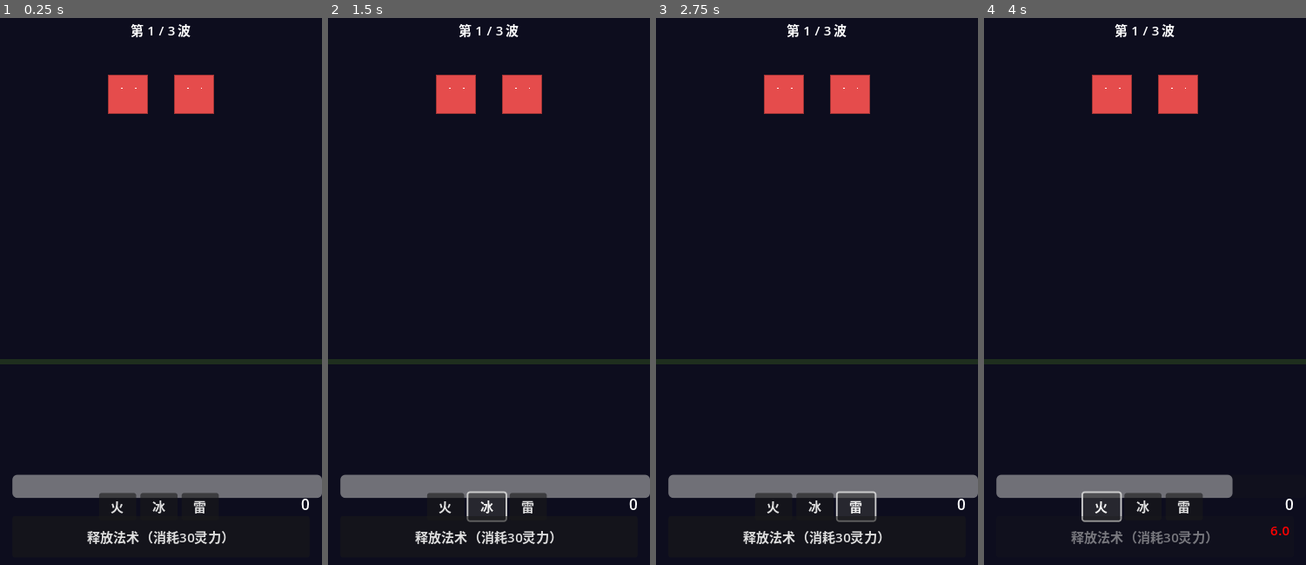
Above: before the commit, frames 1-4 (left to right).
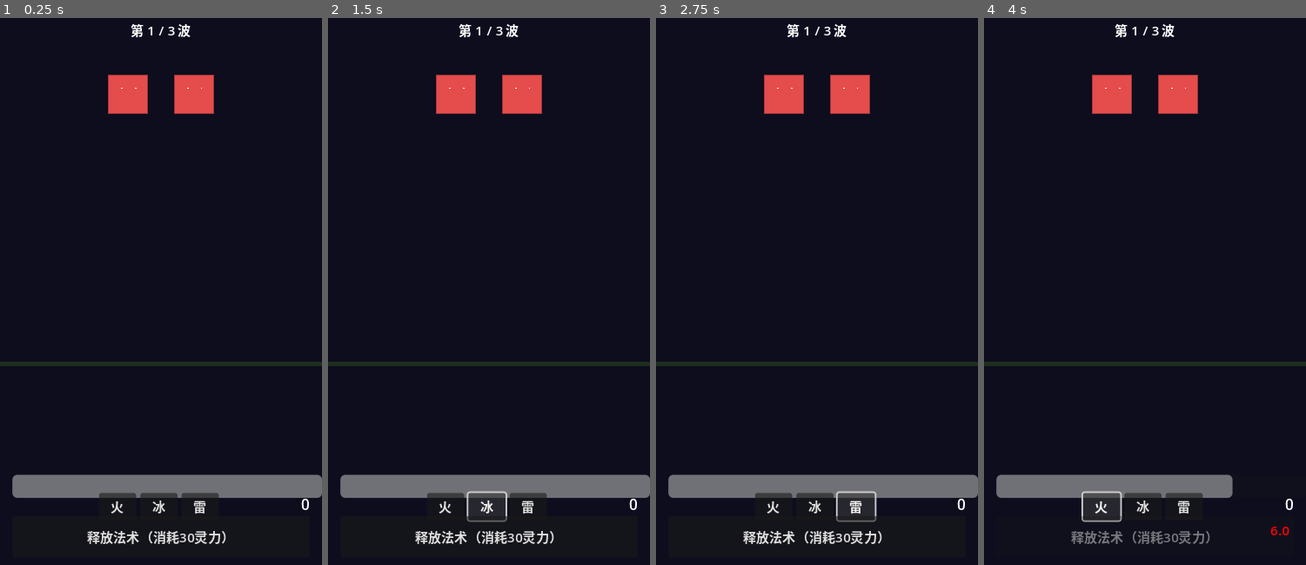
Above: after the commit, the same moments.

Repository: Zsiollllll/xiuxian-rocket
Game: Godot game, scene res://scenes/battle_arena.tscn
The game is run twice, just before and just after one commit, with the same random seed, the same clock (stepped at 60 frames per second) and the same inputs. This scene is started directly instead of the project's main scene.
Inputs:
- Up to frame 1 (0.25 s): no input
- Up to frame 2 (1.5 s): click "火" at 0.5 s; click "冰" at 1.25 s
- Up to frame 3 (2.75 s): click "雷" at 2 s
- Up to frame 4 (4 s): click "释放法术（消耗30灵力）" at 2.75 s; click "火" at 3.5 s

The runs differ from the first frame. In frame 1, 0.8% of the frame differs, in the area x 0-100%, y 62-64%; in frame 2, 0.8%; in frame 3, 0.8%; in frame 4, 0.8%.

Commit message:
修复战斗场景布局兼容Godot 4.5，清理废弃文件

Diff:
--- a/scenes/battle_arena.tscn
+++ b/scenes/battle_arena.tscn
@@ -1,30 +1,39 @@
-[gd_scene load_steps=5 format=3]
+[gd_scene load_steps=5 format=3 uid="uid://battlearena"]
 
 [ext_resource type="PackedScene" path="res://scenes/player.tscn" id="1_player_scene"]
 [ext_resource type="PackedScene" path="res://scenes/enemy.tscn" id="2_enemy_scene"]
 [ext_resource type="PackedScene" path="res://scenes/dual_hud.tscn" id="3_hud_scene"]
 [ext_resource type="Script" path="res://scripts/systems/battle_arena_controller.gd" id="4_ctrl"]
 
-[node name="BattleArenaRoot" type="Node"]
+[node name="BattleArenaRoot" type="Control"]
+layout_mode = 3
+anchors_preset = 15
+anchor_right = 1.0
+anchor_bottom = 1.0
 
 [node name="BattleArenaController" type="Node" parent="."]
 script = ExtResource("4_ctrl")
 
+[node name="Background" type="ColorRect" parent="."]
+layout_mode = 1
+anchors_preset = 15
+anchor_right = 1.0
+anchor_bottom = 1.0
+color = Color(0.05, 0.05, 0.12, 1)
+
+[node name="GroundLine" type="ColorRect" parent="."]
+layout_mode = 1
+anchor_left = 0.0
+anchor_top = 0.62
+anchor_right = 1.0
+anchor_bottom = 0.62
+offset_top = 0
+offset_bottom = 6
+color = Color(0.12, 0.18, 0.12, 1)
+
 [node name="BattleArena" type="Node2D" parent="."]
 
-[node name="Background" type="ColorRect" parent="BattleArena"]
-color = Color(0.05, 0.05, 0.12, 1)
-offset_right = 390
-offset_bottom = 844
-
-[node name="GroundDeco" type="ColorRect" parent="BattleArena"]
-color = Color(0.12, 0.18, 0.12, 1)
-offset_left = 0
-offset_top = 520
-offset_right = 390
-offset_bottom = 526
-
-[node name="PlayerSpawn" type="Node2D" parent="BattleArena"]
+[node name="PlayerSpawn" type="Marker2D" parent="BattleArena"]
 position = Vector2(195, 600)
 
 [node name="Player" parent="BattleArena/PlayerSpawn" instance=ExtResource("1_player_scene")]
--- a/scenes/hud.tscn
+++ /dev/null
@@ -1,154 +0,0 @@
-[gd_scene load_steps=3 format=3]
-
-[ext_resource type="Script" path="res://scripts/ui/battle_hud.gd" id="1_hud"]
-[ext_resource type="Script" path="res://scripts/ui/touch_input_area.gd" id="2_touch"]
-
-[node name="BattleHUD" type="Control"]
-layout_mode = 3
-anchors_preset = 15
-anchor_right = 1.0
-anchor_bottom = 1.0
-grow_horizontal = 2
-grow_vertical = 2
-script = ExtResource("1_hud")
-
-; === 敌人信息区（上部） ===
-[node name="EnemyInfo" type="Control" parent="."]
-layout_mode = 0
-offset_left = 15
-offset_top = 40
-offset_right = 375
-offset_bottom = 90
-
-[node name="NameLabel" type="Label" parent="EnemyInfo"]
-layout_mode = 0
-offset_left = 0
-offset_top = 0
-offset_right = 360
-offset_bottom = 25
-text = ""
-horizontal_alignment = 1
-
-[node name="HPBar" type="ProgressBar" parent="EnemyInfo"]
-layout_mode = 0
-offset_left = 0
-offset_top = 28
-offset_right = 360
-offset_bottom = 50
-value = 100.0
-show_percentage = false
-
-[node name="HPLabel" type="Label" parent="EnemyInfo"]
-layout_mode = 0
-offset_left = 260
-offset_top = 28
-offset_right = 360
-offset_bottom = 50
-text = "0/0"
-horizontal_alignment = 2
-
-; === 玩家信息区 ===
-[node name="PlayerInfo" type="Control" parent="."]
-layout_mode = 0
-offset_left = 15
-offset_top = 620
-offset_right = 375
-offset_bottom = 660
-
-[node name="HPBar" type="ProgressBar" parent="PlayerInfo"]
-layout_mode = 0
-offset_left = 0
-offset_top = 0
-offset_right = 360
-offset_bottom = 22
-value = 100.0
-show_percentage = false
-
-[node name="HPLabel" type="Label" parent="PlayerInfo"]
-layout_mode = 0
-offset_left = 260
-offset_top = 0
-offset_right = 360
-offset_bottom = 22
-text = "500/500"
-horizontal_alignment = 2
-
-; === 波次信息 ===
-[node name="WaveInfo" type="Control" parent="."]
-layout_mode = 0
-offset_left = 120
-offset_top = 100
-offset_right = 270
-offset_bottom = 130
-
-[node name="WaveLabel" type="Label" parent="WaveInfo"]
-layout_mode = 0
-offset_left = 0
-offset_top = 0
-offset_right = 150
-offset_bottom = 30
-text = "第 1 / 3 波"
-horizontal_alignment = 1
-
-; === 闪避指示器 ===
-[node name="DodgeIndicator" type="ColorRect" parent="."]
-visible = false
-layout_mode = 0
-offset_left = 80
-offset_top = 540
-offset_right = 310
-offset_bottom = 570
-color = Color(0.2, 0.2, 0.2, 0.7)
-
-[node name="Label" type="Label" parent="DodgeIndicator"]
-layout_mode = 0
-offset_left = 0
-offset_top = 0
-offset_right = 230
-offset_bottom = 30
-text = "闪避冷却中..."
-horizontal_alignment = 1
-
-; === 技能面板 ===
-[node name="SkillPanel" type="Control" parent="."]
-layout_mode = 0
-offset_left = 280
-offset_top = 670
-offset_right = 375
-offset_bottom = 740
-
-[node name="SkillButton" type="Button" parent="SkillPanel"]
-layout_mode = 0
-offset_left = 0
-offset_top = 0
-offset_right = 95
-offset_bottom = 70
-text = "技能"
-
-[node name="CooldownLabel" type="Label" parent="SkillPanel"]
-visible = false
-layout_mode = 0
-offset_left = 0
-offset_top = 42
-offset_right = 95
-offset_bottom = 70
-text = ""
-horizontal_alignment = 1
-
-; === 操作热区（屏幕下半部） ===
-[node name="TouchArea" type="Control" parent="."]
-layout_mode = 0
-offset_left = 0
-offset_top = 450
-offset_right = 390
-offset_bottom = 844
-script = ExtResource("2_touch")
-
-; === 伤害数字层 ===
-[node name="DamageLayer" type="Control" parent="."]
-layout_mode = 0
-offset_left = 0
-offset_top = 0
-offset_right = 390
-offset_bottom = 844
-mouse_filter = 2
--- a/scenes/main.tscn
+++ /dev/null
@@ -1,32 +0,0 @@
-[gd_scene load_steps=5 format=3]
-
-[ext_resource type="PackedScene" path="res://scenes/player.tscn" id="1_player_scene"]
-[ext_resource type="PackedScene" path="res://scenes/enemy.tscn" id="2_enemy_scene"]
-[ext_resource type="PackedScene" path="res://scenes/hud.tscn" id="3_hud_scene"]
-[ext_resource type="Script" path="res://scripts/systems/game_controller.gd" id="4_game_ctrl"]
-
-[node name="Main" type="Node2D"]
-
-[node name="GameController" type="Node" parent="."]
-script = ExtResource("4_game_ctrl")
-
-[node name="BattleArena" type="Node2D" parent="."]
-
-[node name="Background" type="ColorRect" parent="BattleArena"]
-color = Color(0.05, 0.05, 0.12, 1)
-offset_right = 390
-offset_bottom = 844
-
-[node name="GroundDeco" type="ColorRect" parent="BattleArena"]
-color = Color(0.12, 0.18, 0.12, 1)
-offset_left = 0
-offset_top = 520
-offset_right = 390
-offset_bottom = 526
-
-[node name="Player" parent="BattleArena" instance=ExtResource("1_player_scene")]
-
-[node name="EnemySpawn" parent="BattleArena" type="Marker2D"]
-position = Vector2(195, 200)
-
-[node name="HUD" parent="." instance=ExtResource("3_hud_scene")]
--- a/scripts/systems/game_controller.gd
+++ /dev/null
@@ -1,161 +0,0 @@
-## GameController — 战斗流程控制器
-## 管理波次、敌人刷新、胜利/失败判定。
-class_name GameController
-extends Node
-
-# === 外部依赖 preload（headless 兼容：class_name 无法跨文件解析） ===
-const PlayerControllerClass = preload("res://scripts/player/player_controller.gd")
-const BattleHUDClass = preload("res://scripts/ui/battle_hud.gd")
-const EnemyBaseClass = preload("res://scripts/enemy/enemy_base.gd")
-
-# === 波次配置 ===
-@export var waves: Array[WaveConfig] = []
-
-# === 引用 ===
-var _player = null
-var _hud = null
-var _enemy_spawn: Marker2D = null
-var _current_wave: int = 0
-var _total_waves: int = 3
-var _alive_enemies: int = 0
-var _wave_active: bool = false
-
-# === EventBus 缓存 (headless兼容) ===
-var _eb = null
-
-# === 敌人场景 ===
-var _enemy_scene: PackedScene = preload("res://scenes/enemy.tscn")
-
-func _ready() -> void:
-	# 延迟一帧初始化，确保HUD的@onready变量已就绪
-	call_deferred("_deferred_init")
-
-func _deferred_init() -> void:
-	_eb = get_node_or_null("/root/EventBus")
-	_initialize_references()
-	_connect_signals()
-	_start_first_wave()
-
-func _initialize_references() -> void:
-	# 查找节点
-	var arena: Node = get_parent().get_node_or_null("BattleArena")
-	if arena:
-		var player_node = arena.get_node_or_null("Player")
-		if player_node and player_node is PlayerControllerClass:
-			_player = player_node
-		_enemy_spawn = arena.get_node_or_null("EnemySpawn") as Marker2D
-
-	var hud_node = get_parent().get_node_or_null("HUD")
-	if hud_node and hud_node is BattleHUDClass:
-		_hud = hud_node
-
-	if not _player or not _hud:
-		push_error("GameController: 无法找到Player或HUD节点！")
-		return
-
-func _connect_signals() -> void:
-	# 绑定HUD
-	_hud.bind_player(_player)
-
-	# 玩家死亡
-	_player.player_died.connect(_on_player_died)
-
-	# 敌人死亡
-	if _eb: _eb.enemy_died.connect(_on_enemy_died)
-
-# === 波次管理 ===
-func _start_first_wave() -> void:
-	_total_waves = waves.size() if waves.size() > 0 else 3
-	_start_wave(1)
-
-func _start_wave(wave_num: int) -> void:
-	_current_wave = wave_num
-	_wave_active = true
-	_hud.set_wave(wave_num, _total_waves)
-
-	# 获取波次配置或使用默认
-	if wave_num <= waves.size():
-		var config: WaveConfig = waves[wave_num - 1]
-		_spawn_wave_enemies(config)
-	else:
-		# 默认：每波 wave_num 个敌人
-		_spawn_default_wave(wave_num)
-
-func _spawn_default_wave(wave_num: int) -> void:
-	var enemy_count: int = wave_num + 1  # 第1波2个，第2波3个...
-
-	for i in range(enemy_count):
-		# 错开刷新位置
-		var offset_x: float = (i - (enemy_count - 1) / 2.0) * 80.0
-		var spawn_pos: Vector2 = _enemy_spawn.global_position + Vector2(offset_x, 0)
-		_spawn_enemy(spawn_pos)
-
-func _spawn_wave_enemies(config: WaveConfig) -> void:
-	for spawn_data in config.enemy_spawns:
-		_spawn_enemy(spawn_data.position, spawn_data.enemy_type)
-
-func _spawn_enemy(position: Vector2, enemy_type: String = "basic") -> void:
-	var enemy = _enemy_scene.instantiate()
-	if not enemy or not (enemy is EnemyBaseClass):
-		push_error("GameController: 无法实例化敌人！")
-		return
-
-	get_parent().get_node("BattleArena").add_child(enemy)
-	enemy.global_position = position
-
-	# 连接敌人信号
-	enemy.enemy_died.connect(func(_name: String): _on_enemy_died(_name))
-
-	_alive_enemies += 1
-
-	# 如果是第一个敌人，绑定到HUD
-	if _alive_enemies == 1 and _hud:
-		_hud.bind_enemy(enemy)
-
-# === 事件处理 ===
-func _on_enemy_died(_enemy_name: String) -> void:
-	_alive_enemies -= 1
-
-	if _alive_enemies <= 0:
-		_check_wave_complete()
-
-func _on_player_died() -> void:
-	_wave_active = false
-
-	# 延迟显示失败
-	await get_tree().create_timer(1.5).timeout
-	if _eb: _eb.stage_failed.emit()
-
-func _check_wave_complete() -> void:
-	_wave_active = false
-
-	if _current_wave >= _total_waves:
-		# 全部通关
-		var stars: int = _calculate_stars()
-		if _eb: _eb.stage_completed.emit(stars)
-	else:
-		# 下一波
-		await get_tree().create_timer(1.0).timeout
-		_start_wave(_current_wave + 1)
-
-func _calculate_stars() -> int:
-	# 根据剩余血量评定星级
-	if not _player:
-		return 3
-	var hp_ratio: float = _player.current_hp / _player.combat_data.player_max_hp
-	if hp_ratio > 0.8:
-		return 3
-	elif hp_ratio > 0.4:
-		return 2
-	else:
-		return 1
-
-# === 波次配置资源 ===
-class WaveConfig:
-	extends Resource
-	@export var enemy_spawns: Array[EnemySpawnData] = []
-
-class EnemySpawnData:
-	extends Resource
-	@export var position: Vector2 = Vector2.ZERO
-	@export var enemy_type: String = "basic"
--- a/scripts/ui/battle_hud.gd
+++ /dev/null
@@ -1,201 +0,0 @@
-## BattleHUD — 战斗界面控制器
-## 管理所有战斗UI元素：血条、技能按钮、闪避冷却、伤害数字。
-class_name BattleHUD
-extends Control
-
-# === 外部依赖 preload（headless 兼容：class_name 无法跨文件解析） ===
-const TouchInputAreaClass = preload("res://scripts/ui/touch_input_area.gd")
-const PlayerControllerClass = preload("res://scripts/player/player_controller.gd")
-const EnemyBaseClass = preload("res://scripts/enemy/enemy_base.gd")
-const DamageNumberClass = preload("res://scripts/ui/damage_number.gd")
-
-# === 节点引用 ===
-@onready var _player_hp_bar: ProgressBar = $PlayerInfo/HPBar
-@onready var _player_hp_label: Label = $PlayerInfo/HPLabel
-@onready var _skill_button: Button = $SkillPanel/SkillButton
-@onready var _skill_cooldown_label: Label = $SkillPanel/CooldownLabel
-@onready var _dodge_indicator: ColorRect = $DodgeIndicator
-@onready var _dodge_label: Label = $DodgeIndicator/Label
-@onready var _touch_area = $TouchArea
-@onready var _damage_layer: Control = $DamageLayer
-@onready var _enemy_hp_bar: ProgressBar = $EnemyInfo/HPBar
-@onready var _enemy_hp_label: Label = $EnemyInfo/HPLabel
-@onready var _enemy_name_label: Label = $EnemyInfo/NameLabel
-@onready var _wave_label: Label = $WaveInfo/WaveLabel
-
-# === 引用到游戏对象 ===
-var _player = null
-var _current_enemy = null
-
-# === EventBus 缓存 (headless兼容) ===
-var _eb = null
-
-# === 伤害数字预制体 ===
-var _damage_number_scene: PackedScene = preload("res://scenes/damage_number.tscn")
-
-func _ready() -> void:
-	_eb = get_node_or_null("/root/EventBus")
-	_connect_signals()
-	_initialize_ui()
-
-func _initialize_ui() -> void:
-	if _player_hp_bar:
-		_player_hp_bar.value = 100.0
-	if _skill_button:
-		_skill_button.disabled = false
-	if _skill_cooldown_label:
-		_skill_cooldown_label.visible = false
-	if _dodge_indicator:
-		_dodge_indicator.visible = false
-	if _enemy_hp_bar:
-		_enemy_hp_bar.visible = false
-	_enemy_info_visible(false)
-
-func _connect_signals() -> void:
-	# 触摸输入 → 转发给玩家
-	_touch_area.touch_event.connect(_on_touch_event)
-
-	# 技能按钮
-	_skill_button.pressed.connect(_on_skill_pressed)
-
-	# EventBus
-	if _eb: _eb.damage_number_request.connect(_on_damage_number_request)
-	if _eb: _eb.enemy_died.connect(_on_enemy_died)
-	if _eb: _eb.player_damaged.connect(_on_player_damaged)
-	if _eb: _eb.player_died.connect(_on_player_died)
-
-# === 外部接口 ===
-
-## 绑定玩家
-func bind_player(player) -> void:
-	_player = player
-	if _player and _player_hp_bar:
-		_player.health_changed.connect(_on_player_health_changed)
-		_player.skill_used.connect(_on_skill_used)
-		_player.dodge_used.connect(_on_dodge_used)
-		_player_hp_bar.max_value = _player.combat_data.player_max_hp
-		_player_hp_bar.value = _player.current_hp
-		_update_hp_label(_player_hp_label, _player.current_hp, _player.combat_data.player_max_hp)
-
-## 绑定当前敌人
-func bind_enemy(enemy) -> void:
-	if _current_enemy:
-		_current_enemy.health_changed.disconnect(_on_enemy_health_changed)
-
-	_current_enemy = enemy
-	if _current_enemy and _enemy_hp_bar:
-		_current_enemy.health_changed.connect(_on_enemy_health_changed)
-		_enemy_hp_bar.max_value = _current_enemy.combat_data.enemy_max_hp
-		_enemy_hp_bar.value = _current_enemy.current_hp
-		_enemy_name_label.text = _current_enemy.enemy_display_name
-		_enemy_info_visible(true)
-		_update_hp_label(_enemy_hp_label, _current_enemy.current_hp, _current_enemy.combat_data.enemy_max_hp)
-
-## 设置波次信息
-func set_wave(current: int, total: int) -> void:
-	if _wave_label:
-		_wave_label.text = "第 %d / %d 波" % [current, total]
-
-# === 信号处理 ===
-func _on_touch_event(event_type: String, position: Vector2, direction: Vector2) -> void:
-	if _player:
-		_player.on_touch_event(event_type, position, direction)
-
-func _on_skill_pressed() -> void:
-	if _player:
-		_player.use_skill()
-
-func _on_player_health_changed(current_hp: float, max_hp: float) -> void:
-	if not _player_hp_bar:
-		return
-	_player_hp_bar.value = current_hp
-	_update_hp_label(_player_hp_label, current_hp, max_hp)
-
-	# 低血量警告
-	if max_hp > 0 and current_hp / max_hp < 0.3:
-		_player_hp_bar.add_theme_color_override("font_color", Color.RED)
-	else:
-		_player_hp_bar.remove_theme_color_override("font_color")
-
-func _on_enemy_health_changed(current_hp: float, max_hp: float) -> void:
-	if not _enemy_hp_bar:
-		return
-	_enemy_hp_bar.value = current_hp
-	_update_hp_label(_enemy_hp_label, current_hp, max_hp)
-
-func _on_skill_used(skill_name: String, cooldown: float) -> void:
-	if _skill_button:
-		_skill_button.disabled = true
-	if _skill_cooldown_label:
-		_skill_cooldown_label.visible = true
-		_skill_cooldown_label.text = "%.1fs" % cooldown
-
-	# 冷却倒计时
-	var timer: SceneTreeTimer = get_tree().create_timer(cooldown)
-	timer.timeout.connect(_on_skill_ready)
-
-func _on_skill_ready() -> void:
-	if _skill_button:
-		_skill_button.disabled = false
-	if _skill_cooldown_label:
-		_skill_cooldown_label.visible = false
-
-func _on_dodge_used(cooldown: float) -> void:
-	if _dodge_indicator:
-		_dodge_indicator.visible = true
-	if _dodge_label:
-		_dodge_label.text = "闪避冷却 %.1fs" % cooldown
-
-	var timer: SceneTreeTimer = get_tree().create_timer(cooldown)
-	timer.timeout.connect(_on_dodge_ready)
-
-func _on_dodge_ready() -> void:
-	if _dodge_indicator:
-		_dodge_indicator.visible = false
-
-func _on_damage_number_request(damage: float, position: Vector2, is_critical: bool) -> void:
-	_spawn_damage_number(damage, position, is_critical)
-
-func _on_enemy_died(enemy_name: String) -> void:
-	_enemy_info_visible(false)
-	_current_enemy = null
-
-func _on_player_damaged(damage: float, current_hp: float) -> void:
-	pass  # 已通过health_changed处理UI更新
-
-func _on_player_died() -> void:
-	if _skill_button:
-		_skill_button.disabled = true
-	# 显示死亡/复活弹窗（原型阶段简单处理）
-	var label: Label = Label.new()
-	label.text = "你倒下了..."
-	label.add_theme_font_size_override("font_size", 36)
-	label.add_theme_color_override("font_color", Color.RED)
-	label.horizontal_alignment = HORIZONTAL_ALIGNMENT_CENTER
-	label.vertical_alignment = VERTICAL_ALIGNMENT_CENTER
-	label.size = Vector2(300, 100)
-	label.position = Vector2(45, 350)
-	add_child(label)
-
-# === 辅助方法 ===
-func _spawn_damage_number(damage: float, world_pos: Vector2, is_critical: bool) -> void:
-	if not _damage_layer:
-		return
-	var dn = _damage_number_scene.instantiate()
-	_damage_layer.add_child(dn)
-
-	# 世界坐标转UI坐标（简化：直接使用相对于DamageLayer的坐标）
-	dn.position = world_pos - Vector2(0, 60)
-	dn.setup(damage, is_critical)
-
-func _update_hp_label(label: Label, current: float, maximum: float) -> void:
-	if label:
-		label.text = "%d / %d" % [int(current), int(maximum)]
-
-func _enemy_info_visible(visible: bool) -> void:
-	if _enemy_hp_bar:
-		_enemy_hp_bar.visible = visible
-	if _enemy_hp_label:
-		_enemy_hp_label.visible = visible
-	if _enemy_name_label:
-		_enemy_name_label.visible = visible
